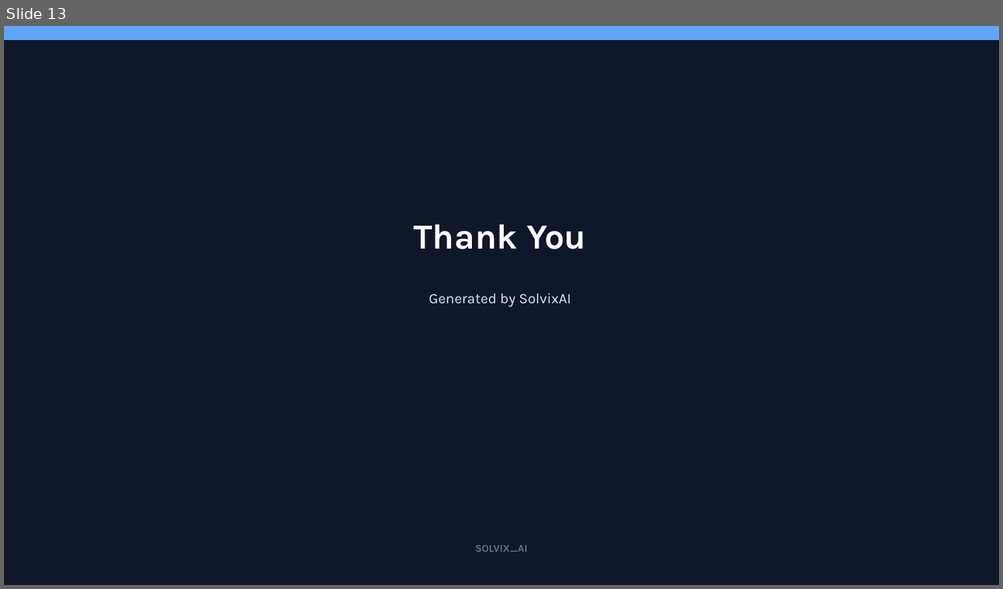
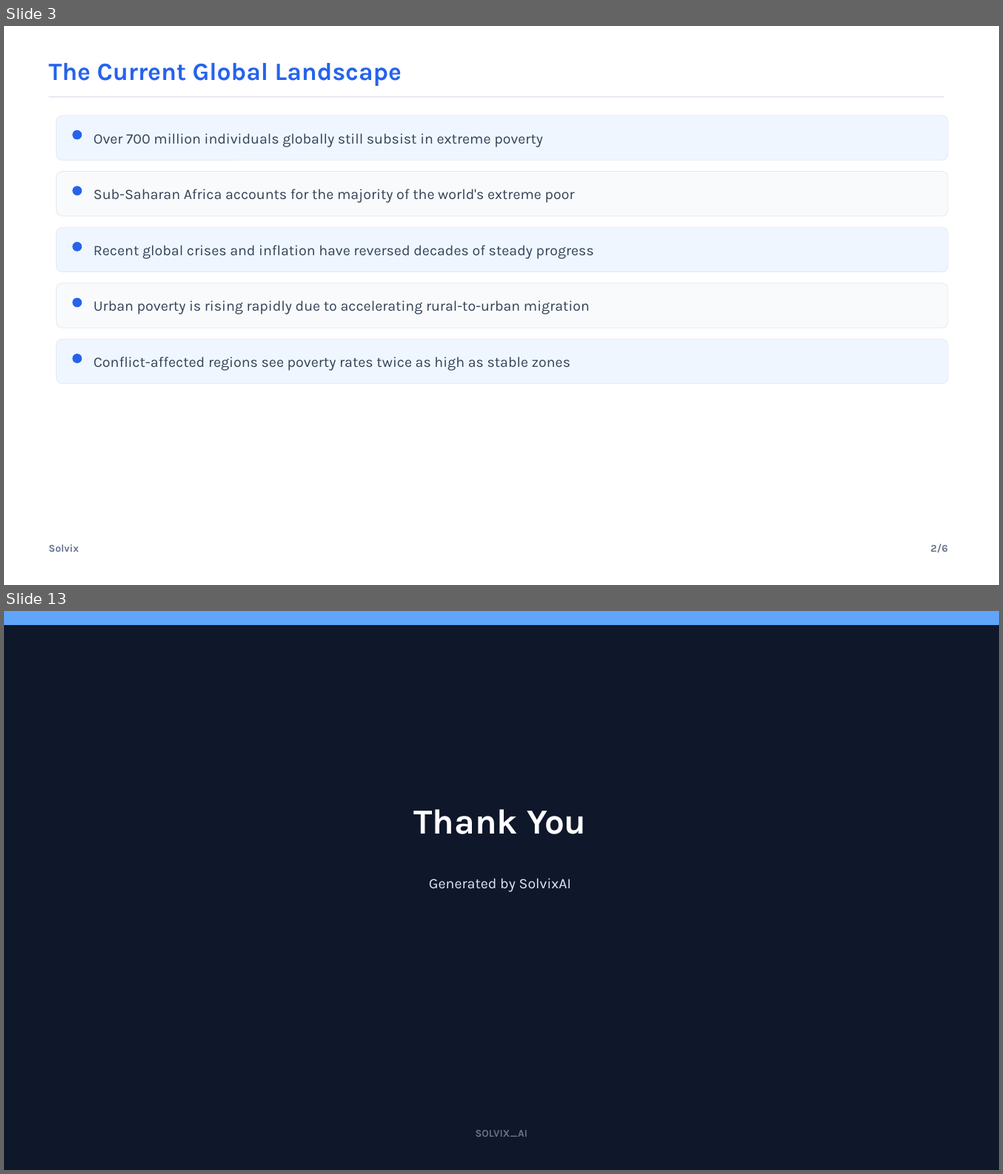
Before and after one commit to SirajAbid17/Solvix, a slide deck: backend/services/agent/presentation.pptx. Shown one above the other, each under a label of ours: slide 13 before the commit, slides 3 and 13 after it; the slides between them are not shown. The pictures are 1003x589 and 1003x1174 pixels, drawn with LibreOffice and Linux fonts; fonts in the diff are those of the drawing. Boxes give left, top, right and bottom in pixels: in the first picture for what was removed or moved away, otherwise in the second. Text is boxed around its words. In the diff, an @@ line names an element or a change of style, - is before the commit and + after.

```diff
--- a/backend/services/agent/presentation.pptx
+++ b/backend/services/agent/presentation.pptx
@@ slide 3 added at <box>4,26,999,585</box>, background #FFFFFF @@
@@ text added at <box>48,63,401,86</box>, 24 pt, text #2563EB, bold @@
+The Current Global Landscape
@@ line added from (48, 97) to (944, 97), #E2E8F0 1.2 pt @@
@@ rounded rectangle added at <box>57,116,948,160</box>, fill #EFF6FF, outline #E2E8F0 0.5 pt @@
@@ ellipse added at <box>73,130,82,139</box>, fill #2563EB, outline #2563EB 0.5 pt @@
@@ text added at <box>94,133,543,147</box>, 14 pt, text #334155 @@
+Over 700 million individuals globally still subsist in extreme poverty
@@ rounded rectangle added at <box>57,172,948,216</box>, fill #F8FAFC, outline #E2E8F0 0.5 pt @@
@@ ellipse added at <box>73,187,82,195</box>, fill #2563EB, outline #2563EB 0.5 pt @@
@@ text added at <box>94,189,575,203</box>, 14 pt, text #334155 @@
+Sub-Saharan Africa accounts for the majority of the world's extreme poor
@@ rounded rectangle added at <box>57,227,948,272</box>, fill #EFF6FF, outline #E2E8F0 0.5 pt @@
@@ ellipse added at <box>73,242,82,251</box>, fill #2563EB, outline #2563EB 0.5 pt @@
@@ text added at <box>94,245,594,259</box>, 14 pt, text #334155 @@
+Recent global crises and inflation have reversed decades of steady progress
@@ rounded rectangle added at <box>57,284,948,328</box>, fill #F8FAFC, outline #E2E8F0 0.5 pt @@
@@ ellipse added at <box>73,298,82,307</box>, fill #2563EB, outline #2563EB 0.5 pt @@
@@ text added at <box>94,301,589,315</box>, 14 pt, text #334155 @@
+Urban poverty is rising rapidly due to accelerating rural-to-urban migration
@@ rounded rectangle added at <box>57,339,948,384</box>, fill #EFF6FF, outline #E2E8F0 0.5 pt @@
@@ ellipse added at <box>73,355,82,363</box>, fill #2563EB, outline #2563EB 0.5 pt @@
@@ text added at <box>94,357,570,371</box>, 14 pt, text #334155 @@
+Conflict-affected regions see poverty rates twice as high as stable zones
@@ text added at <box>48,545,79,552</box>, 10 pt, text #64748B, bold @@
+Solvix
@@ text added at <box>930,544,948,553</box>, 10 pt, text #64748B, bold @@
+2/6
```
Also in this commit, not shown: 7 slides changed, 4 other slides added, 5 slides removed, 26 other files.
